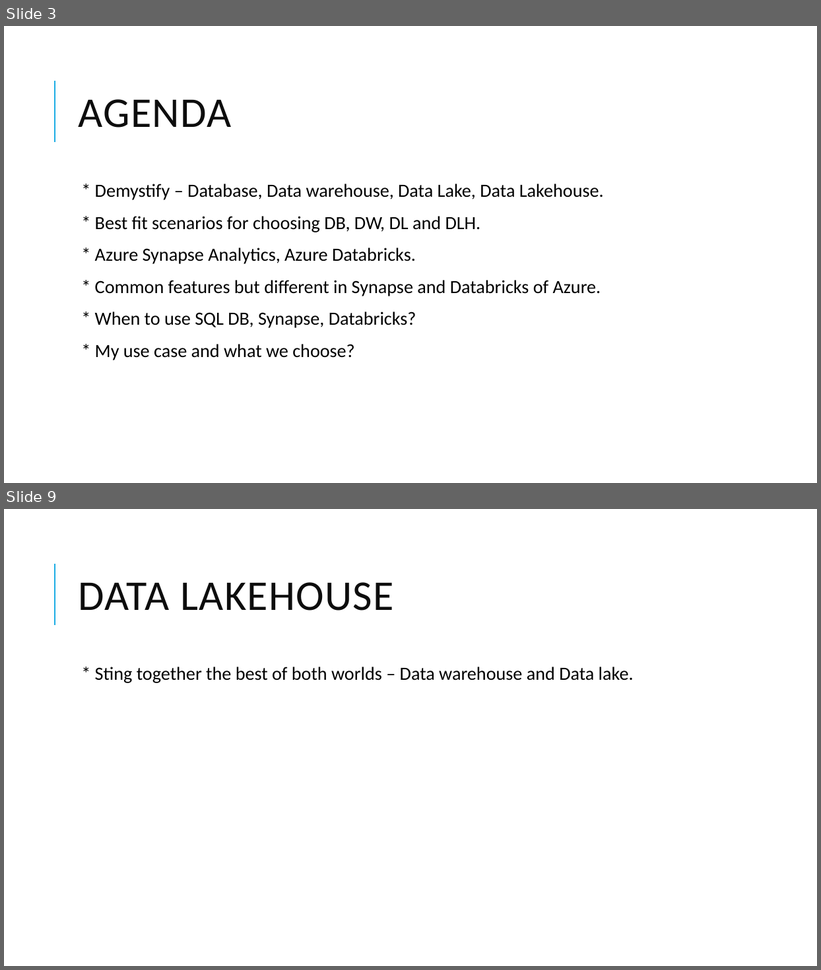
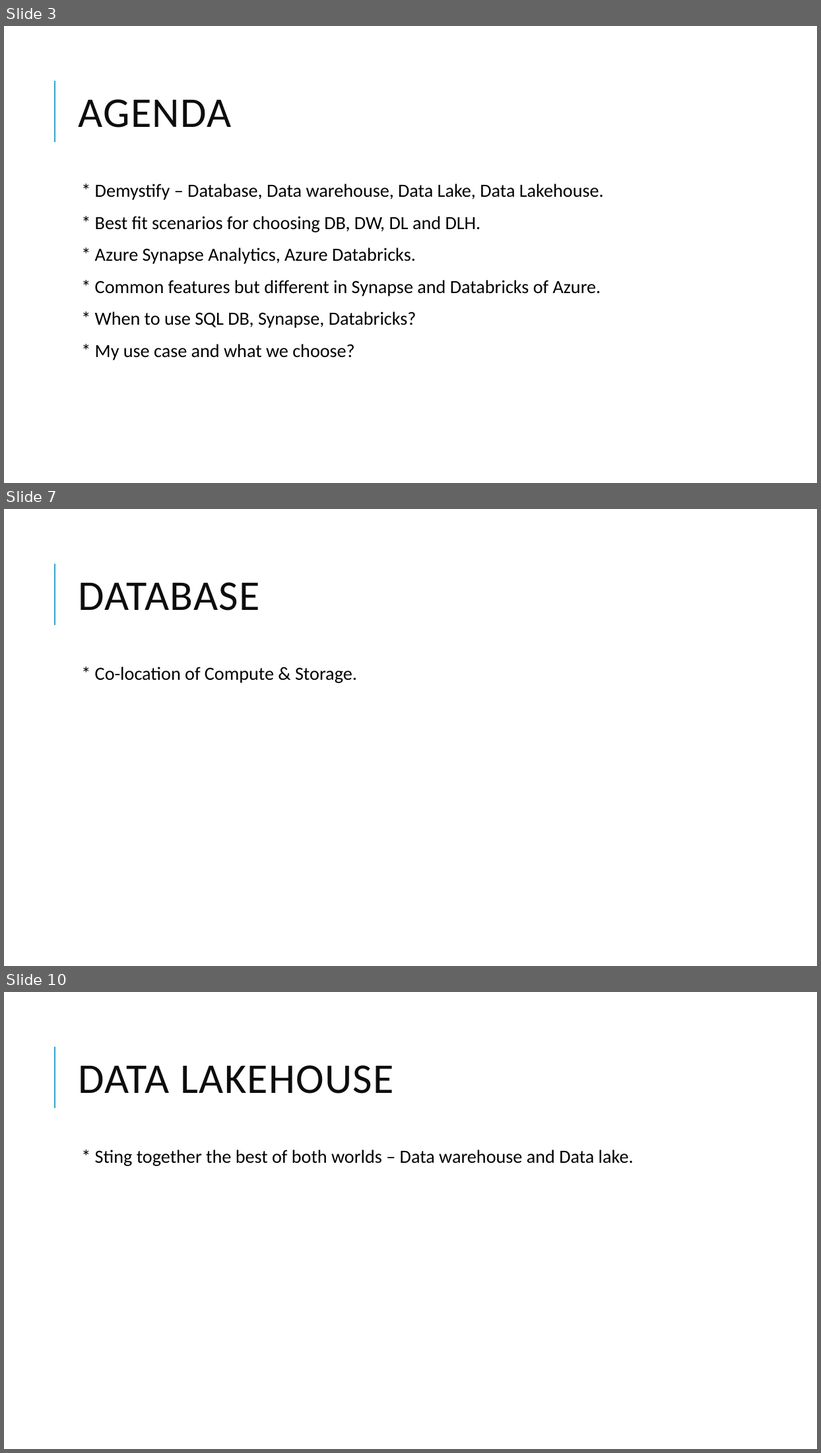
Before and after one commit to dinesarun/common, a slide deck: sessions/GAB 2021/Choosing right Data Service.pptx. Shown one above the other, each under a label of ours: slides 3 and 9 before the commit, slides 3, 7 and 10 after it; the slides between them are not shown. The pictures are 821x970 and 821x1453 pixels, drawn with LibreOffice and Linux fonts; fonts in the diff are those of the drawing. Boxes give left, top, right and bottom in pixels: in the first picture for what was removed or moved away, otherwise in the second. Text is boxed around its words. In the diff, an @@ line names an element or a change of style, - is before the commit and + after.

```diff
--- a/sessions/GAB 2021/Choosing right Data Service.pptx
+++ b/sessions/GAB 2021/Choosing right Data Service.pptx
@@ slide 7 added at [4,509,817,966], background #FFFFFF; not listed: 1 template element that a slide beside it also shows @@
@@ title added at [79,582,260,611], 50 pt, text #0D0D0D @@
+DATABASE
@@ text added at [95,667,357,683], 22 pt, text #000000 @@
+  * Co-location of Compute & Storage.
@@ what was slide 9 is now slide 10 @@
```
Also in this commit, not shown: 3 slides changed, 2 other slides added, 1 slide removed.
